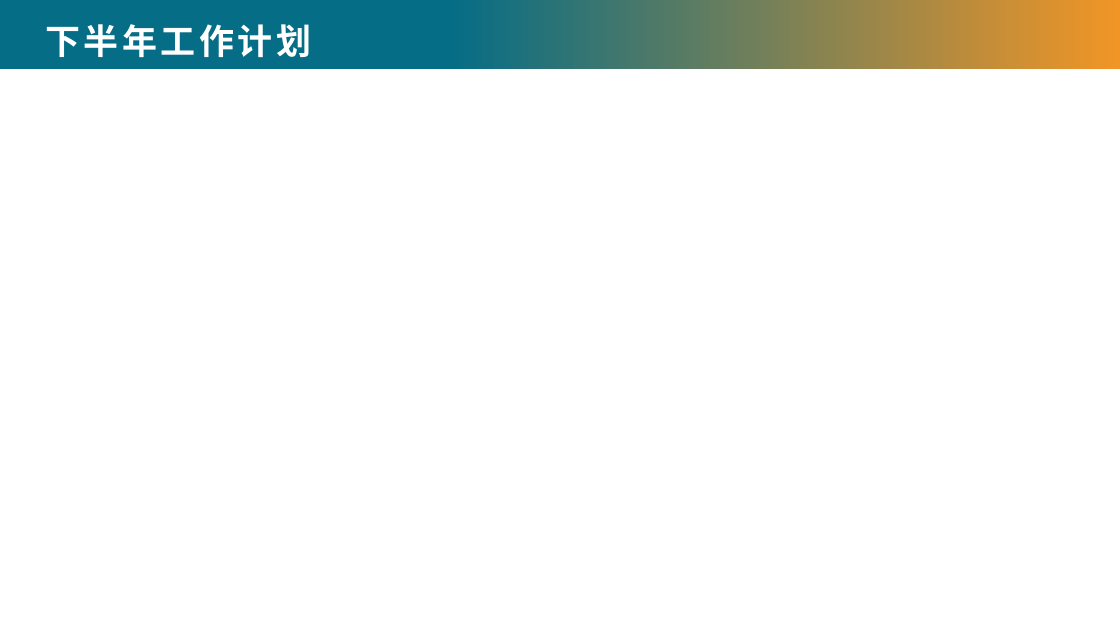
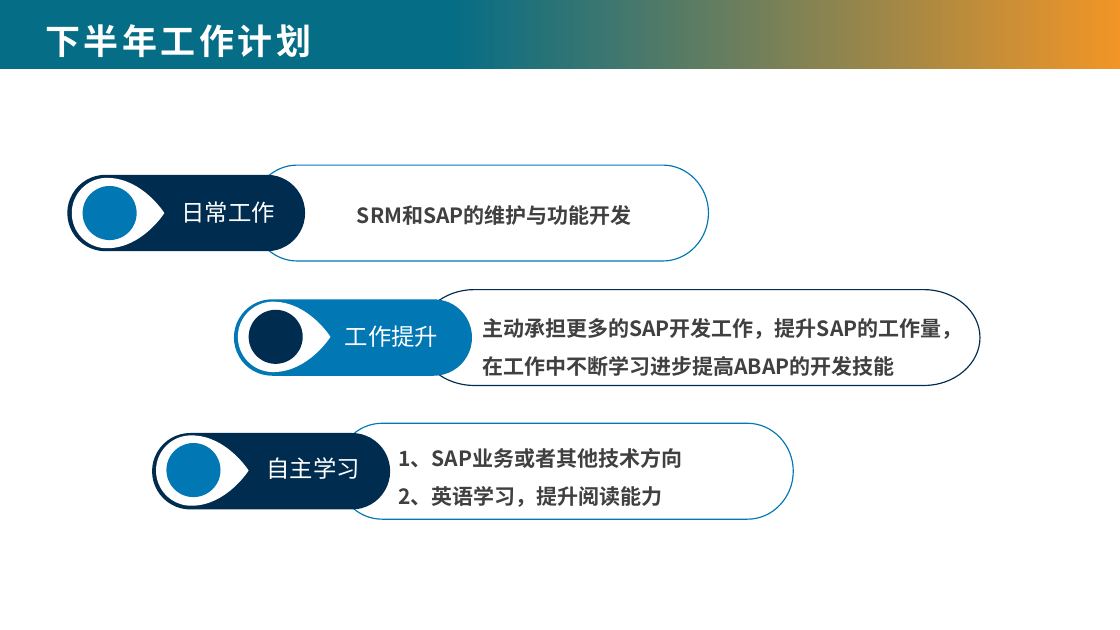
Before and after one commit to chenzz1228/MDG, a slide deck: slide 9 of 年中述职材料模板-职员.pptx (slide 10 before the commit). Drawn at 1120x630 pixels with LibreOffice and Linux fonts; fonts in the diff are those of the drawing; background and template pictures are left out. Boxes give left, top, right and bottom in pixels: in the first picture for what was removed or moved away, otherwise in the second. Text is boxed around its words. In the diff, an @@ line names an element or a change of style, - is before the commit and + after.

```diff
--- a/年中述职材料模板-职员.pptx
+++ b/年中述职材料模板-职员.pptx
@@ rounded rectangle added at (67, 175, 305, 251), fill #002C4F @@
@@ freeform shape added at (71, 178, 164, 249), fill #FFFFFF @@
@@ freeform shape added at (252, 166, 709, 261), outline #0177B4 1 pt @@
@@ ellipse added at (82, 186, 136, 239), fill #0177B4 @@
@@ text added at (181, 201, 274, 223), 20 pt, text #FFFFFF @@
+日常工作
@@ text added at (357, 205, 632, 225), 18 pt, text #404040, bold @@
+SRM和SAP的维护与功能开发
@@ rounded rectangle added at (234, 299, 472, 376), fill #0177B4 @@
@@ freeform shape added at (418, 290, 981, 386), fill #FFFFFF, outline #002C4F 1 pt @@
@@ freeform shape added at (238, 302, 330, 372), fill #FFFFFF @@
@@ ellipse added at (249, 310, 302, 364), fill #002C4F @@
@@ text added at (345, 325, 438, 347), 20 pt, text #FFFFFF @@
+工作提升
@@ text added at (482, 318, 962, 376), 18 pt, text #404040, bold @@
+主动承担更多的SAP开发工作，提升SAP的工作量，在工作中不断学习进步提高ABAP的开发技能
@@ rounded rectangle added at (152, 433, 390, 509), fill #002C4F @@
@@ freeform shape added at (156, 435, 249, 506), fill #FFFFFF @@
@@ ellipse added at (166, 443, 220, 497), fill #0177B4 @@
@@ freeform shape added at (336, 423, 793, 519), outline #0177B4 1 pt @@
@@ text added at (398, 448, 682, 507), 18 pt, text #404040, bold @@
+1、SAP业务或者其他技术方向
+2、英语学习，提升阅读能力
@@ text added at (266, 457, 359, 479), 20 pt, text #FFFFFF @@
+自主学习
```
Also in this commit, not shown: 3 other slides changed, 1 slide removed.
